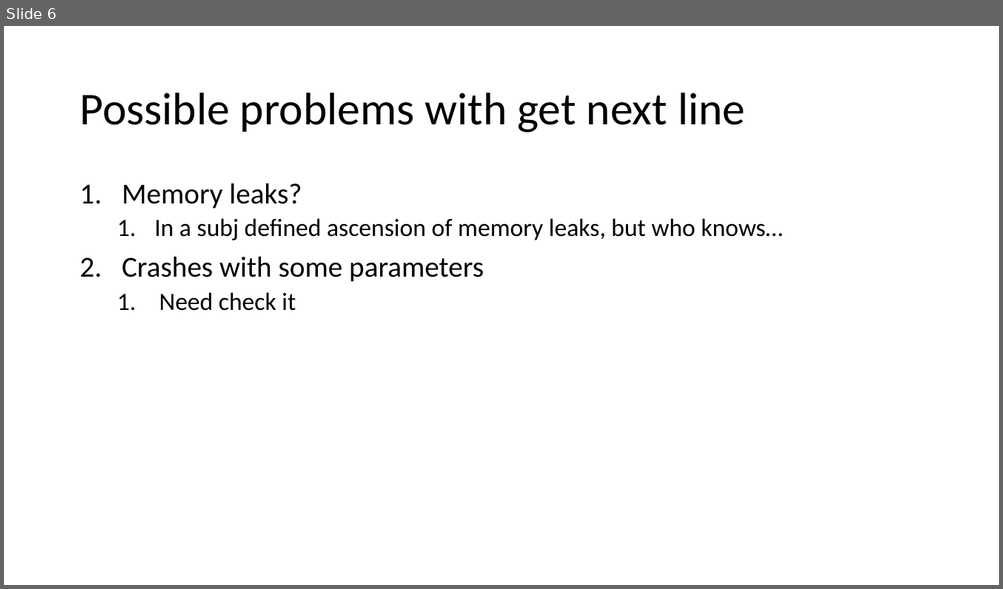
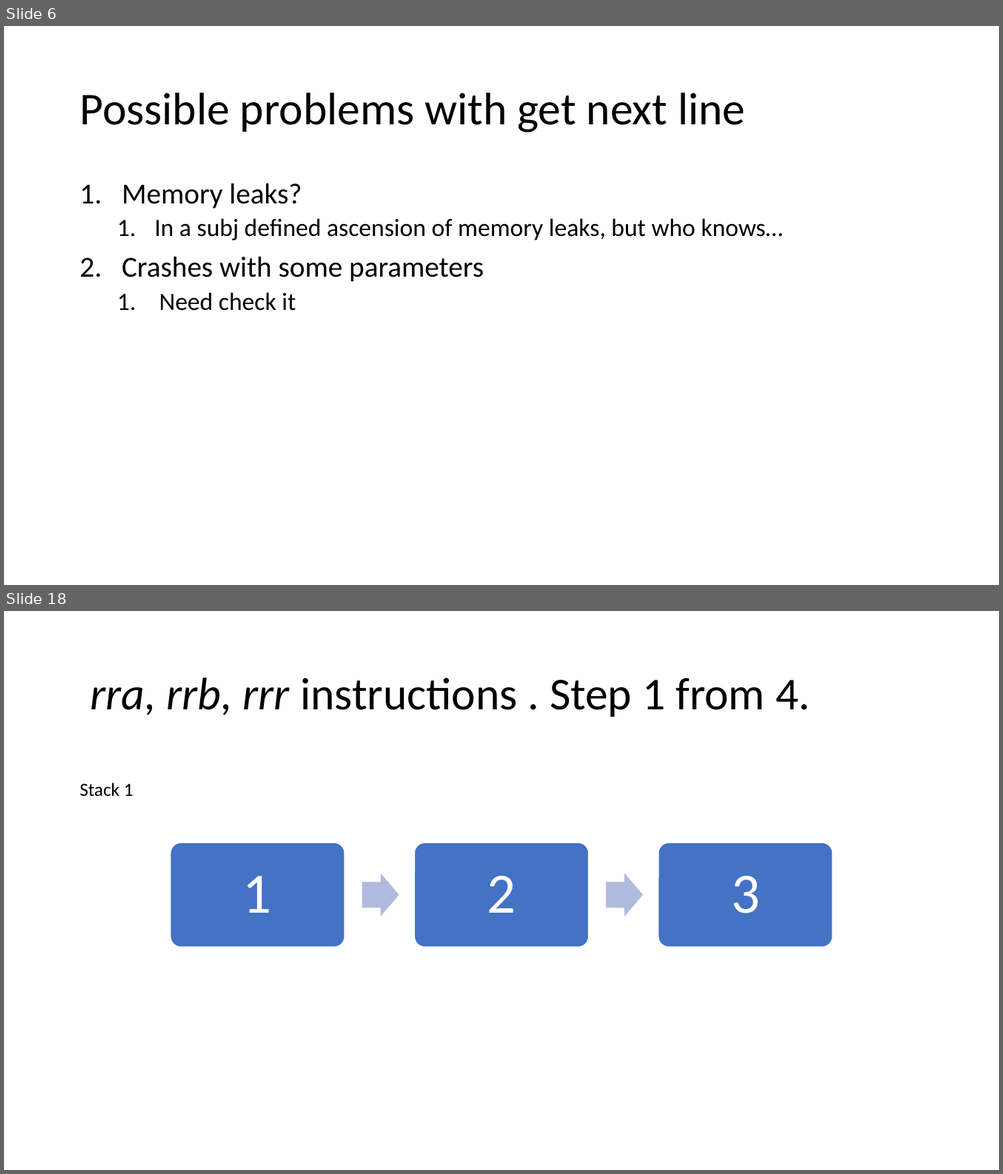
Before and after one commit to orsk-moscow/School21_push_swap, a slide deck: Push_swap.pptx. Shown one above the other, each under a label of ours: slide 6 before the commit, slides 6 and 18 after it; the slides between them are not shown. The pictures are 1003x589 and 1003x1174 pixels, drawn with LibreOffice and Linux fonts; fonts in the diff are those of the drawing. Boxes give left, top, right and bottom in pixels: in the first picture for what was removed or moved away, otherwise in the second. Text is boxed around its words. In the diff, an @@ line names an element or a change of style, - is before the commit and + after.

```diff
--- a/Push_swap.pptx
+++ b/Push_swap.pptx
@@ slide 18 added at (4,611,999,1170), background #FFFFFF @@
@@ title added at (90,678,810,717), 44 pt, text #000000 @@
+rra, rrb, rrr instructions . Step 1 from 4.
@@ text added at (79,783,134,796), 18 pt, text #000000 @@
+Stack 1
@@ group added at (170,843,833,948): 3 rounded rectangles, 3 texts, 2 right arrows @@
+1
+2
+3
```
Also in this commit, not shown: 14 other slides added, 5 other files.
